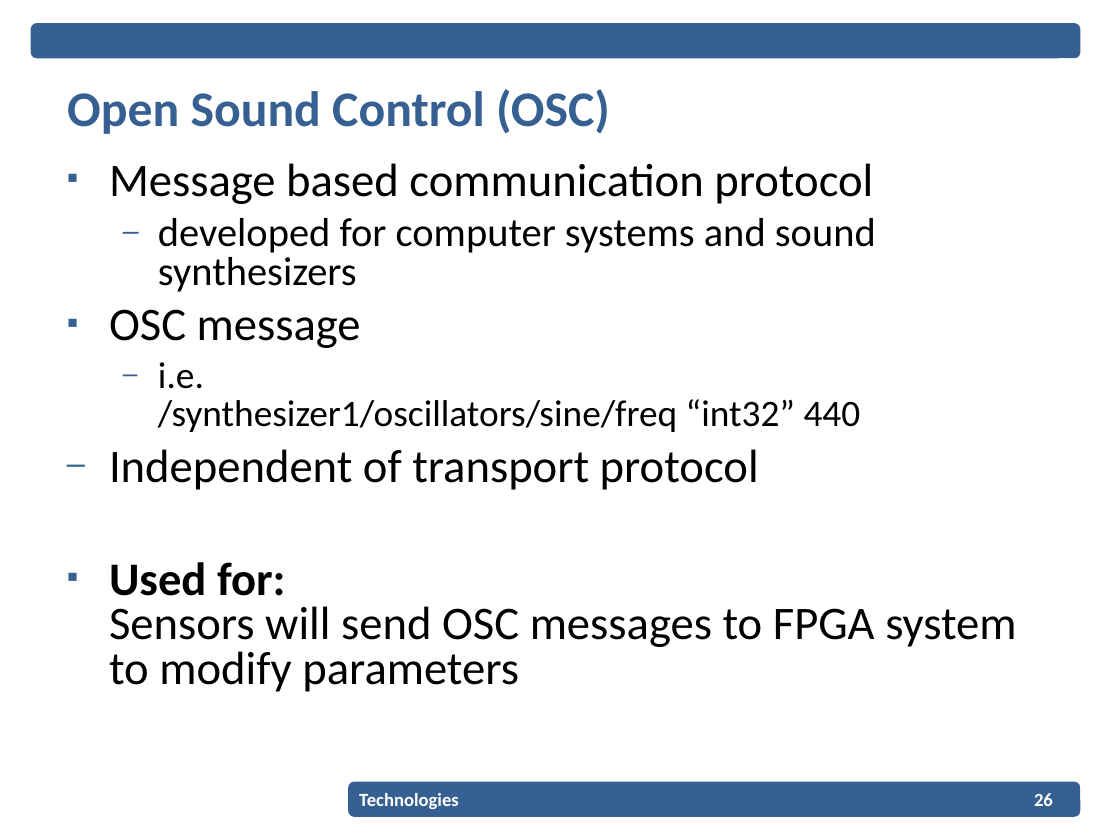
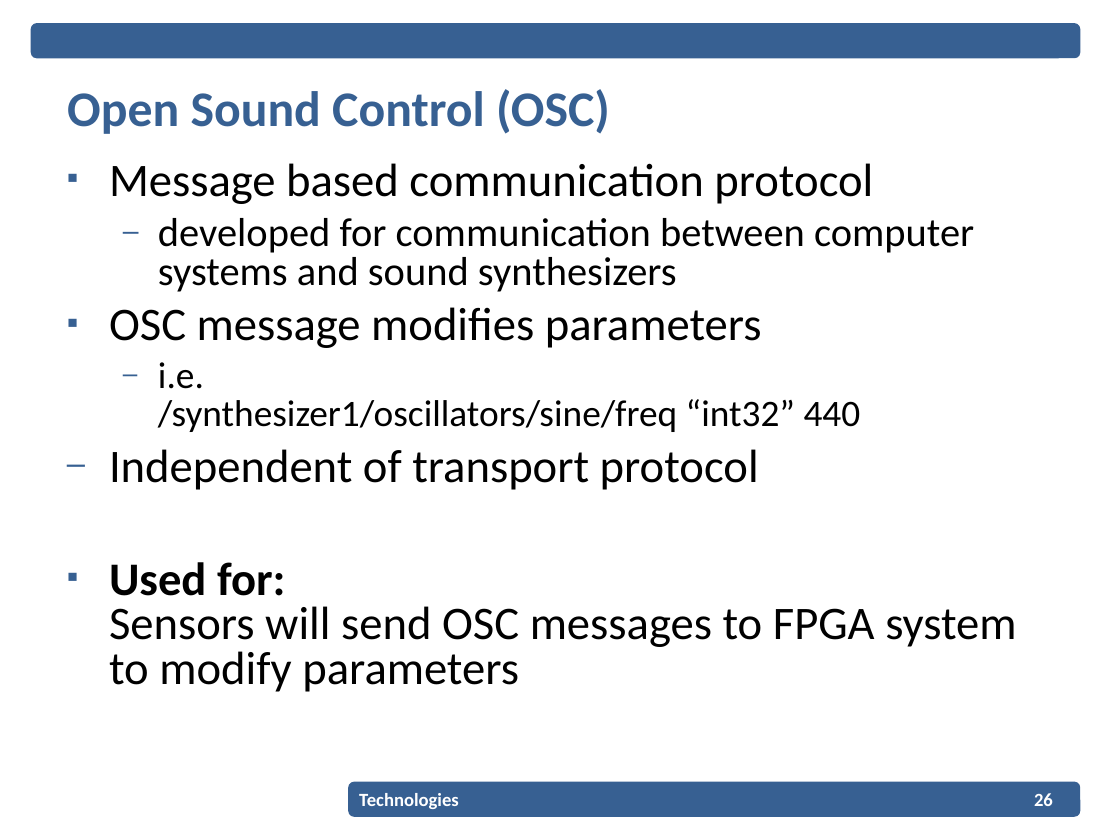
Before and after one commit to EPiCS/soundgates, a slide deck: slide 26 of documents/projectplan-presentation/Projectplan_Presentation.ppt. Drawn at 1120x840 pixels with LibreOffice and Linux fonts; fonts in the diff are those of the drawing; background and template pictures are left out. Boxes give left, top, right and bottom in pixels: in the first picture for what was removed or moved away, otherwise in the second. Text is boxed around its words. In the diff, an @@ line names an element or a change of style, - is before the commit and + after.

```diff
--- a/documents/projectplan-presentation/Projectplan_Presentation.ppt
+++ b/documents/projectplan-presentation/Projectplan_Presentation.ppt
@@ text at [109,218,974,348]: text changed @@
-  – developed for computer systems and sound synthesizers
-▪ OSC message
+  – developed for communication between computer systems and sound synthesizers
+▪ OSC message modifies parameters
```
Also in this commit, not shown: 6 other slides changed, 3 slides added, 1 other file.
